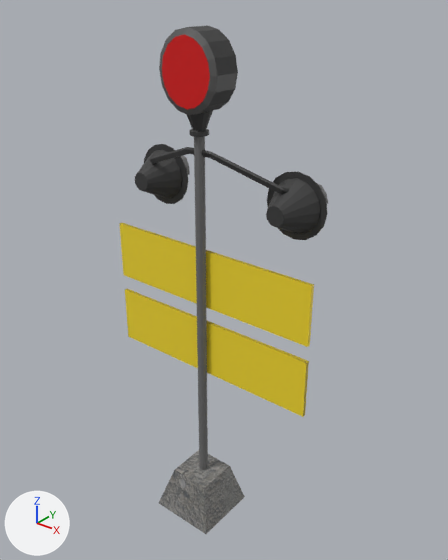
What one commit did to the FBX model sign.fbx.
Rendered twice from a 50 mm camera at (1.455, -1.673, 2.251) aimed at (0.032, 0.105, 1.148). Every picture has the same lights, and +X, +Y and +Z are marked at lower left. Where no turn or scale is listed for an object, it has been applied to the vertices.
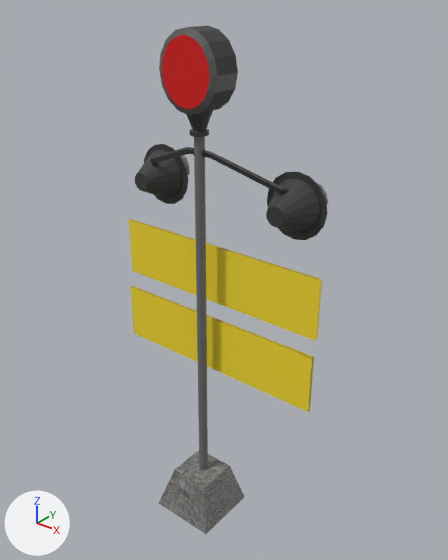
The newer file is also rescaled (x0.2), turned or shifted as a whole; pictures and numbers use the older file's frame.

Boxes (x1, y1, x2, y2) around the edits, measured in the pictures (448 x 560 px; the box of a moved part takes in the faces that stretch with it):
'polySurface30', reshaped: before (120, 25, 328, 534); after (129, 25, 328, 534)
part 1 of me_mesh, moved or reshaped: before (125, 289, 309, 417); after (131, 286, 314, 412)
part 2 of me_mesh, moved or reshaped: before (120, 223, 314, 347); after (129, 219, 322, 341)

Patch to the scene script:
```diff
--- a/sign.fbx.py
+++ b/sign.fbx.py
@@ me_mesh @@
 me_mesh.from_pydata(...)  # 459 vertices, 316 faces; spans x -0.47..0.49, y -0.16..0.24, z 0.03..2.11
 # used by ob_polysurface30; location = (0.0, 0.0, 0.0)
+# me_mesh part 1: the loose piece of 8 vertices spanning x -0.47..0.49, y 0.01..0.03, z 0.74..0.99 is moved by (0.0, 0.04, 0.0)
+# me_mesh part 2: the loose piece of 8 vertices spanning x -0.47..0.49, y 0.01..0.03, z 1.05..1.3 is moved by (0.0, 0.06, 0.0)
 me_mesh.materials.append(mat_lambert1)
```
